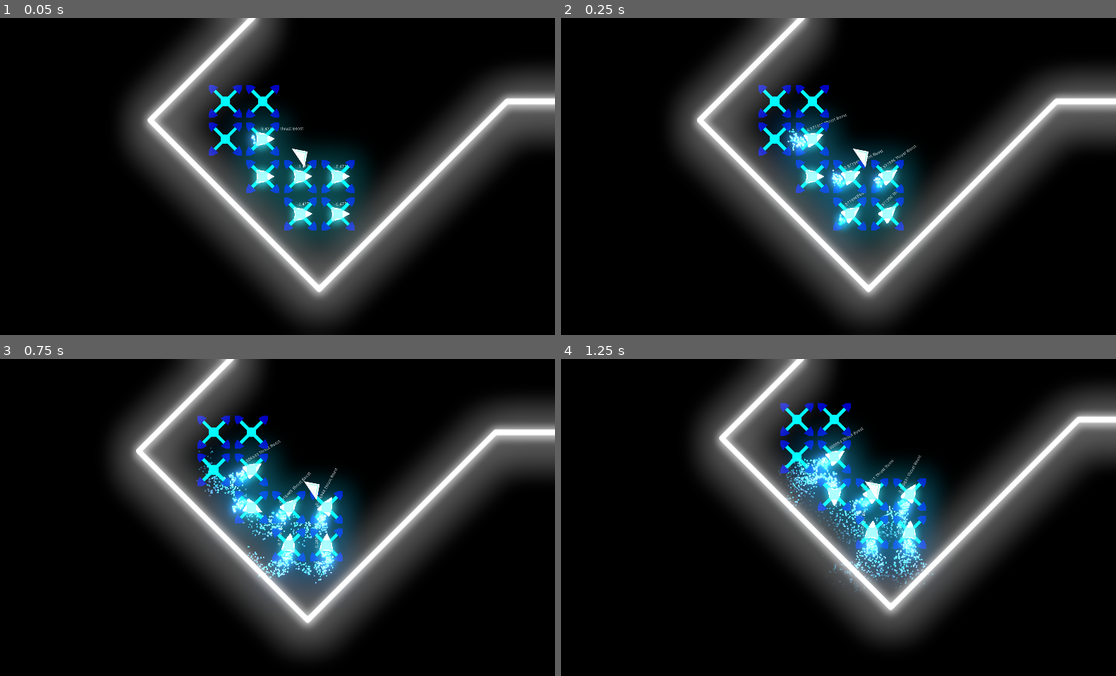
Above: before the commit, frames 1-4 (two rows, left to right).
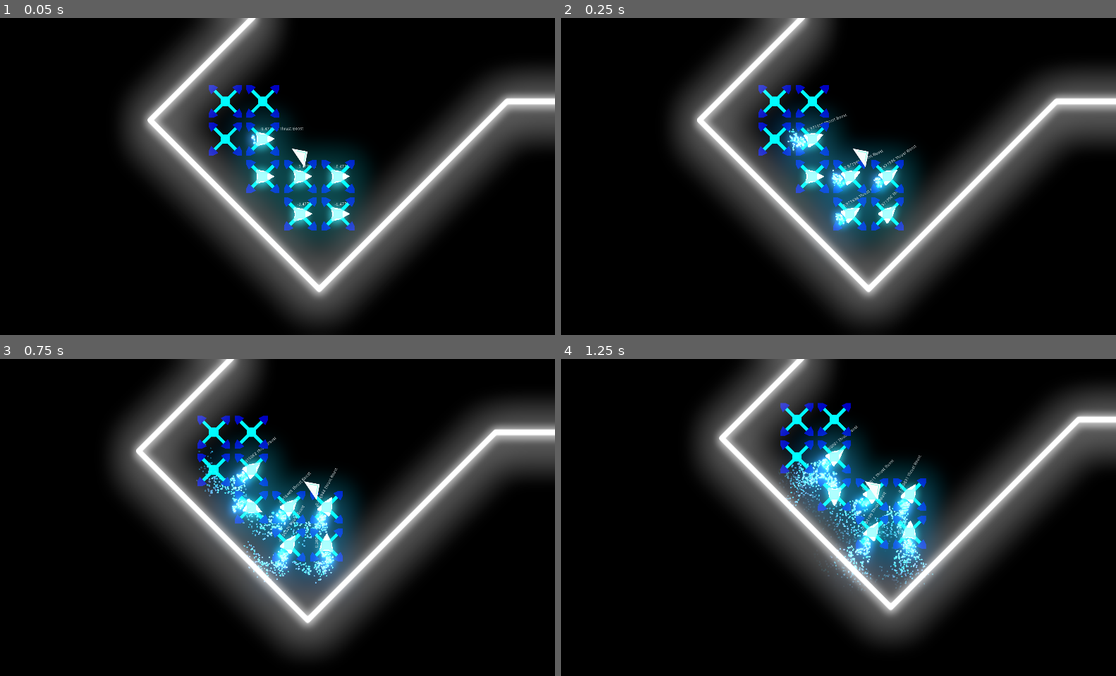
Above: after the commit, the same moments.

Repository: Insta-x/boost-racer
Game: Godot game, scene res://Src/Game.tscn
Same seed, same stepped clock (60 frames per second), same inputs: the game is played once before the commit and once after it.
Inputs:
- Up to frame 1 (0.05 s): no input
- Up to frame 2 (0.25 s): no input
- Up to frame 3 (0.75 s): hold D (turn_right) from 0.53 s (still down); hold Shift (boost) from 0.53 s (still down)
- Up to frame 4 (1.25 s): keep holding D (turn_right); keep holding Shift (boost)

Frame 1 is identical in both runs. In frame 2, 0.1% of the frame differs, in the area x 48-58%, y 52-66%; in frame 3, 0.7%; in frame 4, 1.2%, in the area x 38-60%, y 20-74%.

Commit message:
naikin random

Diff:
--- a/Src/Lee/PathFinder.gd
+++ b/Src/Lee/PathFinder.gd
@@ -111,7 +111,7 @@
 			for V in adj[u]:
 				var v := int(V.x)
 				if vis[v] != inf: continue
-				queue.push_back(Vector3(d + (V.y) * (1 + balancer[u][v] * 2) * (1 + randf() * 0.2), v, u))
+				queue.push_back(Vector3(d + (V.y) * (1 + balancer[u][v] * 2) * (1 + randf() * 2), v, u))
 			if u == 0: print(d)
 		var t = 0
 		while t != 1:
